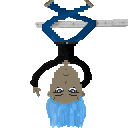
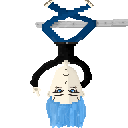
Before/after of a w=128, h=128 layered artwork. What changed in the layer stack:
painted on "Background" over (x1=33, y1=0, x2=94, y2=105)
